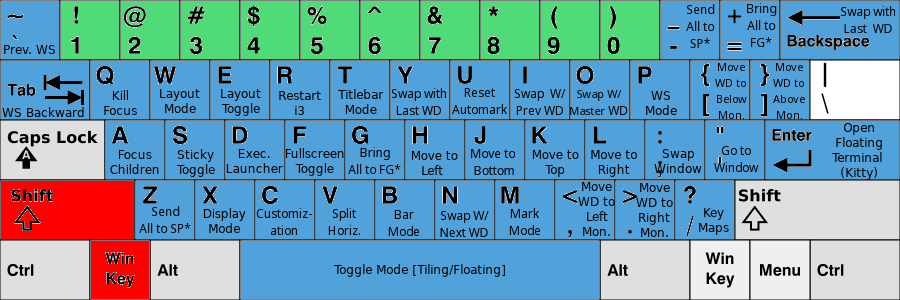
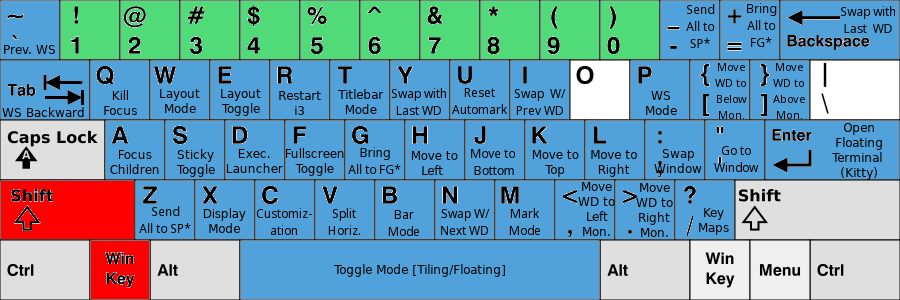
Layer changes from the first 900px x 300px image to the second:
removed layer "Swap W/ ... #1" over 570, 90, 628, 115
painted on "Swap W/ ..." (2nd of 2) over 440, 209, 490, 237
painted on "KB_United_States-NoAltGr.svg" over 571, 61, 629, 119
